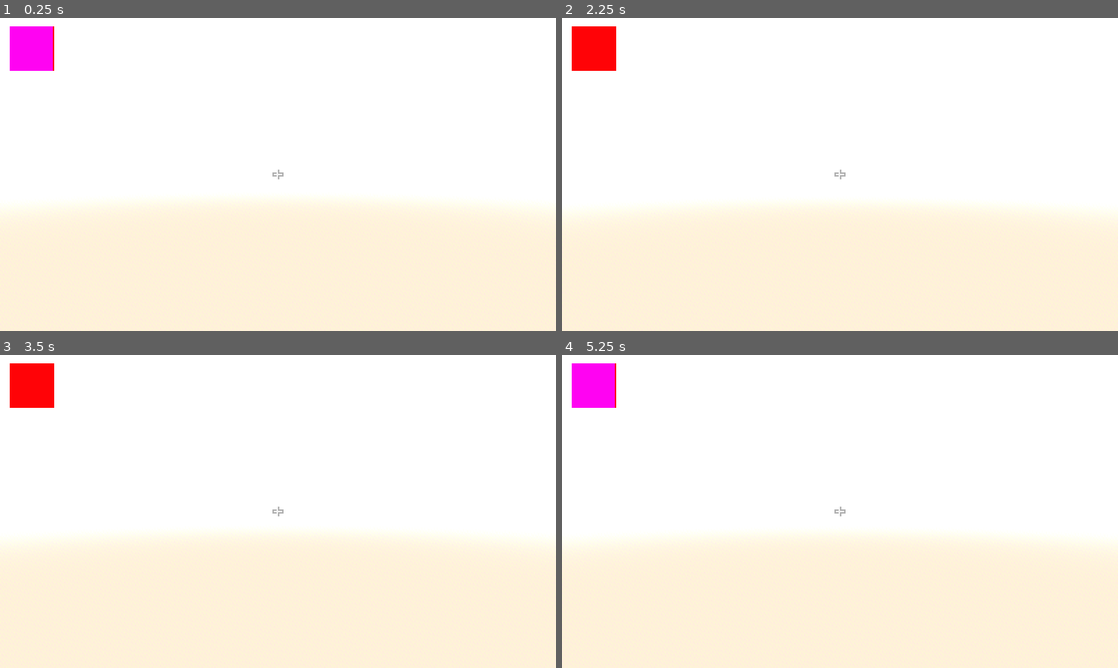
Above: before the commit, frames 1-4 (two rows, left to right).
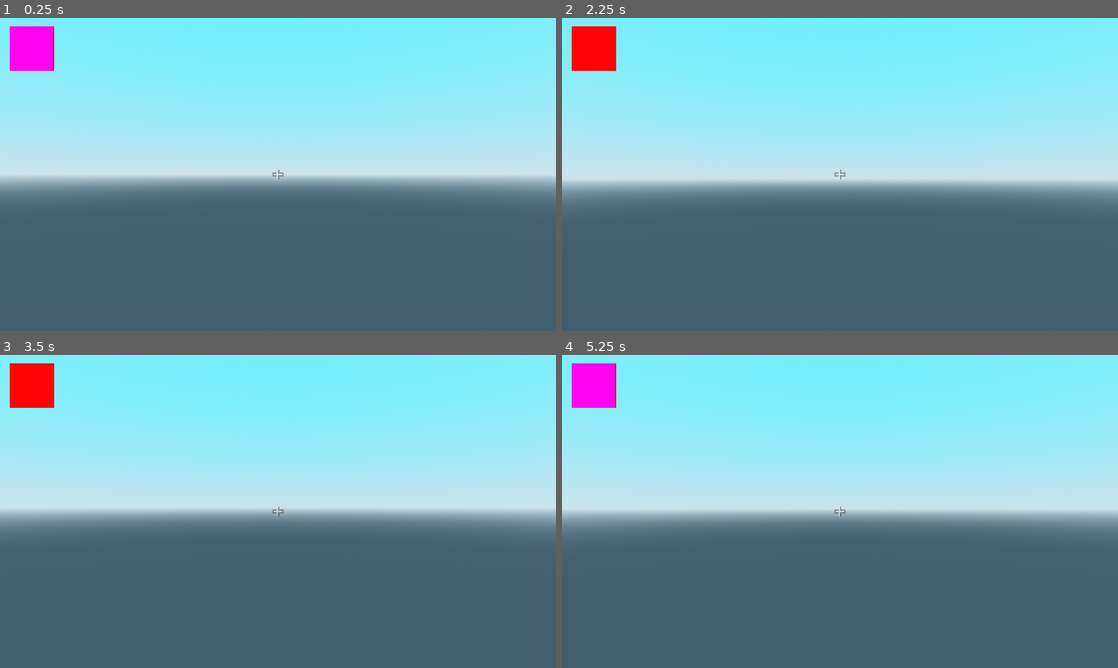
Above: after the commit, the same moments.

Repository: kurilluk/SkyHop-e-
Game: Godot game, scene res://sky/sky.tscn
The game is run twice, just before and just after one commit, with the same random seed, the same clock (stepped at 60 frames per second) and the same inputs. This scene is started directly instead of the project's main scene.
Inputs (mouse positions are in pixels of both pictures, inside the frame that each line leads up to):
- Up to frame 1 (0.25 s): no input
- Up to frame 2 (2.25 s): tap Enter at 0.5, 2 s; move the mouse to (867, 174) at 0.52 s; hold W (move_forward) from 0.53 s (still down); click (867, 174) at 0.6 s; tap Space (jump) at 0.77, 1.25, 1.52 s; move the mouse to (812, 174) at 1.27 s; tap Shift (crouch) at 1.35 s; move the mouse to (851, 168) at 2.02 s; tap Mouse wheel down (next_block) at 2.1 s
- Up to frame 3 (3.5 s): keep holding W (move_forward); tap Space (jump) at 2.75, 3.02 s; move the mouse to (272, 517) at 2.77 s; tap Middle mouse button (pick_block) at 2.85 s
- Up to frame 4 (5.25 s): tap Enter at 3.5 s; move the mouse to (878, 514) at 3.52 s; right-click (878, 514) at 3.6 s; tap Space (jump) at 3.77, 4.52 s; tap Escape (pause) at 4.15 s; move the mouse to (673, 464) at 4.27 s; release W (move_forward) at 4.28 s; hold A (move_left) 4.28-5 s; tap Mouse wheel up (prev_block) at 4.35 s; click "Resume Game" at 5 s

The runs differ from the first frame. In frame 1, 99% of the frame differs, in the area x 0-100%, y 0-100%; in frame 2, 99%; in frame 3, 99%; in frame 4, 99%.
Error in both runs: Attempt to call function 'get_block_global_position' in base 'null instance' on a null instance. (res://player/player.gd:41)

Commit message:
new environment + comment pause menu

Diff:
--- a/menu/ingame/pause_menu.gd
+++ b/menu/ingame/pause_menu.gd
@@ -5,7 +5,7 @@
 @onready var crosshair = $Crosshair
 @onready var pause = $Pause
 @onready var options = $Options
-@onready var voxel_world = $"../VoxelWorld"
+@onready var voxel_world = %VoxelWorld
 
 
 func _process(_delta):
@@ -37,5 +37,5 @@
 
 
 func _on_Exit_pressed():
-	voxel_world.clean_up()
+	#voxel_world.clean_up()
 	tree.quit()
--- a/sky/sky.tscn
+++ b/sky/sky.tscn
@@ -6,25 +6,25 @@
 
 [sub_resource type="WorldBoundaryShape3D" id="WorldBoundaryShape3D_0ah7g"]
 
-[sub_resource type="ProceduralSkyMaterial" id="ProceduralSkyMaterial_0ah7g"]
-sky_horizon_color = Color(0.64625, 0.65575, 0.67075, 1)
-ground_horizon_color = Color(0.64625, 0.65575, 0.67075, 1)
+[sub_resource type="ProceduralSkyMaterial" id="ProceduralSkyMaterial_kkw2q"]
+sky_top_color = Color(0.32549, 0.878431, 1, 1)
+sky_horizon_color = Color(0.670588, 0.784314, 0.831373, 1)
+ground_bottom_color = Color(0.215686, 0.294118, 0.333333, 1)
+ground_horizon_color = Color(0.670588, 0.784314, 0.831373, 1)
 
-[sub_resource type="Sky" id="Sky_heg3k"]
-sky_material = SubResource("ProceduralSkyMaterial_0ah7g")
+[sub_resource type="Sky" id="Sky_vpmf7"]
+sky_material = SubResource("ProceduralSkyMaterial_kkw2q")
 
-[sub_resource type="Environment" id="Environment_kkw2q"]
+[sub_resource type="Environment" id="Environment_bc1vd"]
 background_mode = 2
-background_energy_multiplier = 5.0
-sky = SubResource("Sky_heg3k")
-tonemap_mode = 3
-fog_light_color = Color(0.988308, 0.989529, 0.991451, 1)
-fog_sky_affect = 0.75
-fog_height_density = -0.5
-volumetric_fog_emission = Color(1, 1, 1, 1)
-volumetric_fog_length = 540.76
-volumetric_fog_detail_spread = 6.0
-volumetric_fog_ambient_inject = 1.41
+sky = SubResource("Sky_vpmf7")
+ambient_light_color = Color(0.32549, 0.878431, 1, 1)
+ambient_light_sky_contribution = 0.5
+tonemap_mode = 2
+fog_light_color = Color(0.290196, 0.768627, 0.835294, 1)
+fog_density = 0.0025
+fog_height = 3.0
+fog_height_density = 0.02
 
 [node name="Sky" type="Node3D"]
 
@@ -41,11 +41,5 @@
 [node name="CollisionShape3D" type="CollisionShape3D" parent="Area3D"]
 shape = SubResource("WorldBoundaryShape3D_0ah7g")
 
-[node name="Environment" type="WorldEnvironment" parent="."]
-environment = SubResource("Environment_kkw2q")
-
-[node name="Sun" type="DirectionalLight3D" parent="Environment"]
-transform = Transform3D(-0.866025, -0.433013, 0.25, 0, 0.5, 0.866026, -0.5, 0.75, -0.433013, 0, 0, 0)
-visible = false
-shadow_enabled = true
-shadow_bias = 0.04
+[node name="WorldEnvironment" type="WorldEnvironment" parent="."]
+environment = SubResource("Environment_bc1vd")
--- a/world/world.tscn
+++ b/world/world.tscn
@@ -49,6 +49,7 @@
 [node name="PauseMenu" parent="." instance=ExtResource("5")]
 
 [node name="VoxelWorld" type="Node" parent="."]
+unique_name_in_owner = true
 script = ExtResource("2")
 
 [node name="Environment" type="WorldEnvironment" parent="."]
